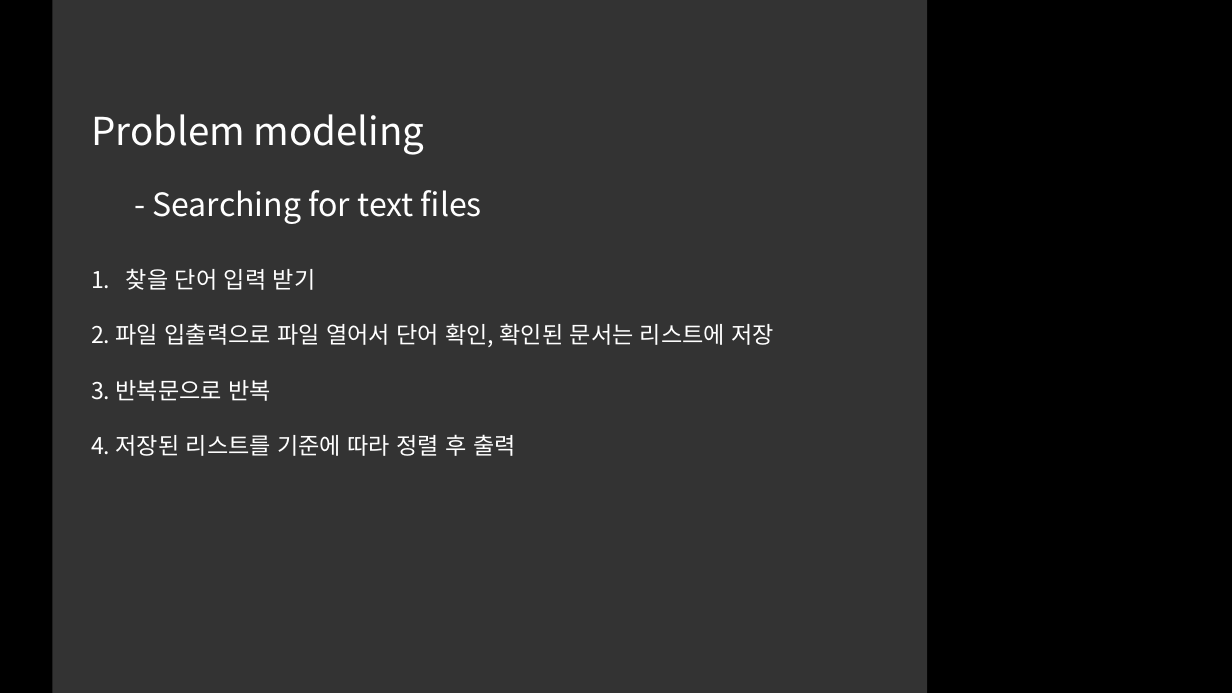
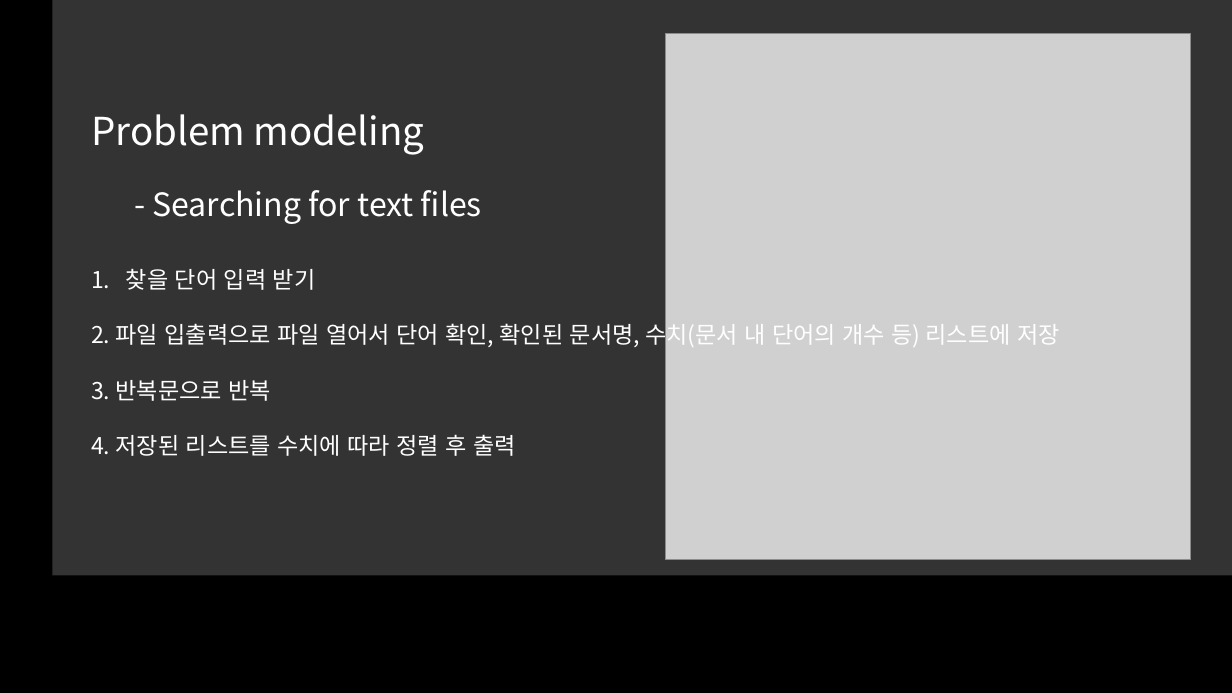
Before and after one commit to kimlohen/sw-2-project, a slide deck: slide 2 of 프밍 프로젝트.pptm. Drawn at 1232x693 pixels with LibreOffice and Linux fonts; fonts in the diff are those of the drawing; grey boxes stand for pictures. Boxes give left, top, right and bottom in pixels: in the first picture for what was removed or moved away, otherwise in the second. Text is boxed around its words. In the diff, an @@ line names an element or a change of style, - is before the commit and + after.

```diff
--- a/프밍 프로젝트.pptm
+++ b/프밍 프로젝트.pptm
@@ rectangle: place and size @@
-rectangle at [53, 0, 928, 693]
+rectangle at [53, 0, 1232, 576]
@@ picture added at [665, 33, 1191, 559] @@
@@ text at [91, 320, 1060, 349]: text changed @@
-2. 파일 입출력으로 파일 열어서 단어 확인, 확인된 문서는 리스트에 저장
+2. 파일 입출력으로 파일 열어서 단어 확인, 확인된 문서명, 수치(문서 내 단어의 개수 등) 리스트에 저장
@@ text at [91, 434, 516, 456]: text changed @@
-4. 저장된 리스트를 기준에 따라 정렬 후 출력
+4. 저장된 리스트를 수치에 따라 정렬 후 출력
```
Also in this commit, not shown: 1 other slide changed, 1 slide added, 27 other files.
